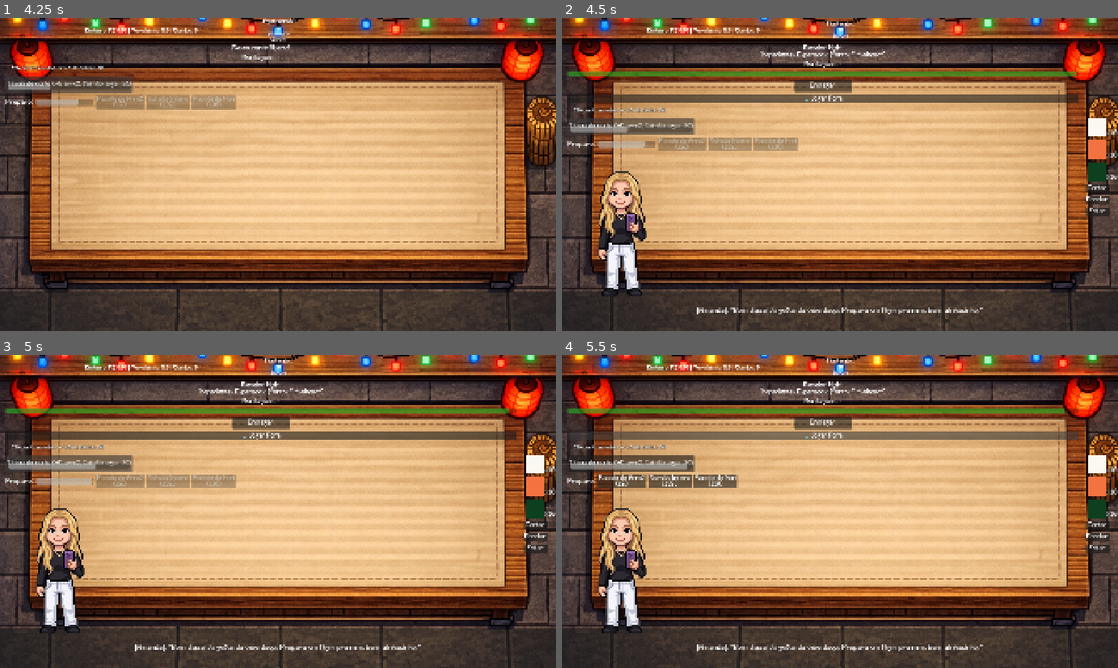
Above: before the commit, frames 1-4 (two rows, left to right).
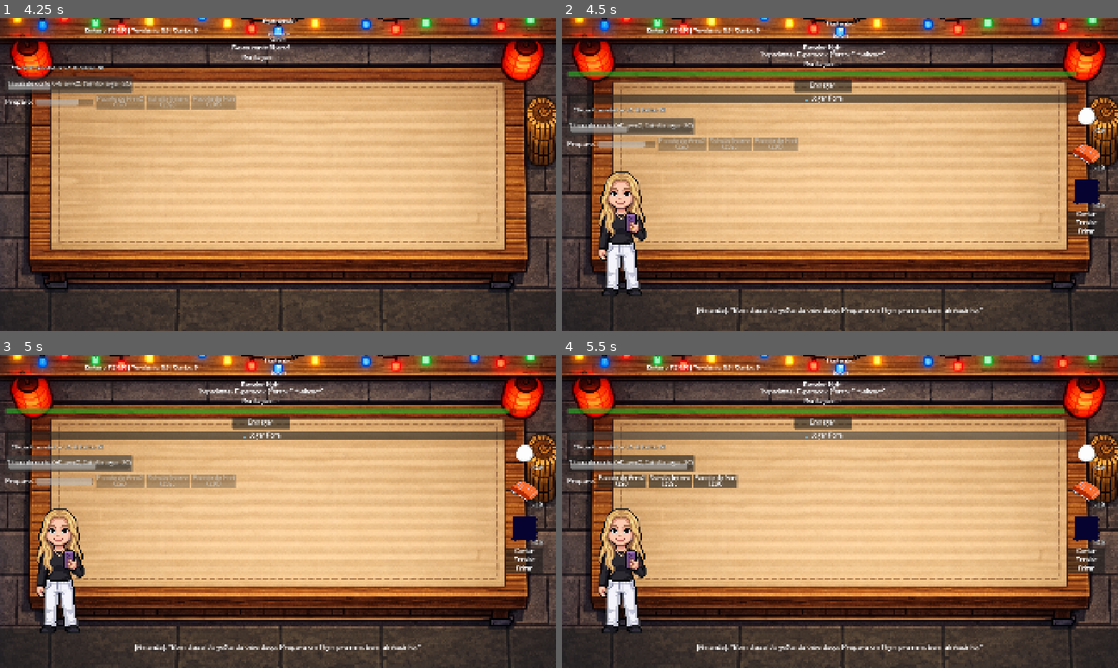
Above: after the commit, the same moments.

Repository: JoaoChi/SuxiiGodotGame
Game: Godot game, scene res://scenes/main_menu.tscn
Two runs of this game, one before a commit and one after it. Both use one fixed random seed, a clock stepped at 60 frames per second and the inputs below. Video files are missing from this copy of the repository; at most half a second of black plays in their place.
Inputs:
- Up to frame 1 (4.25 s): click "Novo jogo" at 0.5 s; click "Tábua de corte (+5 arroz, sal…" at 1.25 s; click "Pacote de Arroz ($5)" at 2 s; click "Abrir Restaurante" at 2.75 s; click "Tábua de corte (+5 arroz, sal…" at 3.5 s
- Up to frame 2 (4.5 s): click "Tábua de corte (+5 arroz, sal…" at 4.25 s
- Up to frame 3 (5 s): no input
- Up to frame 4 (5.5 s): click "🗑️ Jogar Fora" at 5 s

Frame 1 is identical in both runs. In frame 2, 1.8% of the frame differs, in the area x 91-100%, y 28-70%; in frame 3, 1.8%; in frame 4, 1.8%.

Commit message:
Feat/ imagem dos ingredientes

Diff:
--- a/scenes/game.tscn
+++ b/scenes/game.tscn
@@ -108,79 +108,72 @@
 anchor_left = 1.0
 anchor_right = 1.0
 anchor_bottom = 1.0
-offset_left = -124.0
+offset_left = -144.0
 offset_top = 96.0
-offset_right = -18.0
+offset_right = -38.0
 offset_bottom = -148.0
 grow_horizontal = 0
 grow_vertical = 0
 mouse_filter = 2
 theme_override_constants/margin_left = 6
-theme_override_constants/margin_top = 8
+theme_override_constants/margin_top = 4
 theme_override_constants/margin_right = 6
-theme_override_constants/margin_bottom = 8
+theme_override_constants/margin_bottom = 4
 
 [node name="VBoxIngredientes" type="VBoxContainer" parent="DockIngredientes" unique_id=1771760001]
 layout_mode = 2
 size_flags_horizontal = 4
 size_flags_vertical = 4
 mouse_filter = 2
-theme_override_constants/separation = 12
+theme_override_constants/separation = 2
 alignment = 1
 
-[node name="IngredienteArroz" type="ColorRect" parent="DockIngredientes/VBoxIngredientes" unique_id=214368726]
-custom_minimum_size = Vector2(64, 64)
-layout_mode = 2
-size_flags_horizontal = 4
-color = Color(0.98, 0.97, 0.94, 1)
+[node name="IngredienteArroz" type="TextureRect" parent="DockIngredientes/VBoxIngredientes" unique_id=214368726]
+custom_minimum_size = Vector2(64, 64)
+layout_mode = 2
+size_flags_horizontal = 4
 script = ExtResource("3_drag")
 nome_ingrediente = "arroz"
 
-[node name="IngredienteSalmao" type="ColorRect" parent="DockIngredientes/VBoxIngredientes" unique_id=1134997851]
-custom_minimum_size = Vector2(64, 64)
-layout_mode = 2
-size_flags_horizontal = 4
-color = Color(0.95, 0.45, 0.25, 1)
+[node name="IngredienteSalmao" type="TextureRect" parent="DockIngredientes/VBoxIngredientes" unique_id=1134997851]
+custom_minimum_size = Vector2(64, 64)
+layout_mode = 2
+size_flags_horizontal = 4
 script = ExtResource("3_drag")
 nome_ingrediente = "salmao"
 
-[node name="IngredienteAlga" type="ColorRect" parent="DockIngredientes/VBoxIngredientes" unique_id=1916452637]
-custom_minimum_size = Vector2(64, 64)
-layout_mode = 2
-size_flags_horizontal = 4
-color = Color(0.05, 0.25, 0.12, 1)
+[node name="IngredienteAlga" type="TextureRect" parent="DockIngredientes/VBoxIngredientes" unique_id=1916452637]
+custom_minimum_size = Vector2(64, 64)
+layout_mode = 2
+size_flags_horizontal = 4
 script = ExtResource("3_drag")
 nome_ingrediente = "alga"
 
-[node name="IngredienteCebolinha" type="ColorRect" parent="DockIngredientes/VBoxIngredientes" unique_id=323497653]
-custom_minimum_size = Vector2(64, 64)
-layout_mode = 2
-size_flags_horizontal = 4
-color = Color(0.2, 0.8, 0.2, 1)
+[node name="IngredienteCebolinha" type="TextureRect" parent="DockIngredientes/VBoxIngredientes" unique_id=323497653]
+custom_minimum_size = Vector2(64, 64)
+layout_mode = 2
+size_flags_horizontal = 4
 script = ExtResource("3_drag")
 nome_ingrediente = "cebolinha"
 
-[node name="IngredienteGergelim" type="ColorRect" parent="DockIngredientes/VBoxIngredientes" unique_id=1892775484]
-custom_minimum_size = Vector2(64, 64)
-layout_mode = 2
-size_flags_horizontal = 4
-color = Color(0.9, 0.8, 0.6, 1)
+[node name="IngredienteGergelim" type="TextureRect" parent="DockIngredientes/VBoxIngredientes" unique_id=1892775484]
+custom_minimum_size = Vector2(64, 64)
+layout_mode = 2
+size_flags_horizontal = 4
 script = ExtResource("3_drag")
 nome_ingrediente = "gergelim"
 
-[node name="IngredienteCreamCheese" type="ColorRect" parent="DockIngredientes/VBoxIngredientes" unique_id=1919205243]
-custom_minimum_size = Vector2(64, 64)
-layout_mode = 2
-size_flags_horizontal = 4
-color = Color(1, 0.95, 0.9, 1)
+[node name="IngredienteCreamCheese" type="TextureRect" parent="DockIngredientes/VBoxIngredientes" unique_id=1919205243]
+custom_minimum_size = Vector2(64, 64)
+layout_mode = 2
+size_flags_horizontal = 4
 script = ExtResource("3_drag")
 nome_ingrediente = "cream_cheese"
 
-[node name="IngredienteMassa" type="ColorRect" parent="DockIngredientes/VBoxIngredientes" unique_id=662050921]
-custom_minimum_size = Vector2(64, 64)
-layout_mode = 2
-size_flags_horizontal = 4
-color = Color(0.8, 0.5, 0.2, 1)
+[node name="IngredienteMassa" type="TextureRect" parent="DockIngredientes/VBoxIngredientes" unique_id=662050921]
+custom_minimum_size = Vector2(64, 64)
+layout_mode = 2
+size_flags_horizontal = 4
 script = ExtResource("3_drag")
 nome_ingrediente = "massa_empanar"
 
--- a/scripts/draggable_ingredient.gd
+++ b/scripts/draggable_ingredient.gd
@@ -1,16 +1,41 @@
-extends ColorRect
+extends TextureRect
 class_name DraggableIngredient
 
 @export var nome_ingrediente: String = ""
 
 var label_qtd: Label
 
+func _resolver_caminho_textura() -> String:
+	var slug: String = nome_ingrediente
+	var tentativas: Array[String] = [
+		"res://features/ingredients/%s.png" % slug,
+		"res://assets/ingredientes/%s.png" % slug,
+	]
+	if slug == "gergelim":
+		tentativas.append("res://features/ingredients/gergilim.png")
+		tentativas.append("res://assets/ingredientes/gergilim.png")
+
+	for caminho in tentativas:
+		if ResourceLoader.exists(caminho):
+			return caminho
+	return ""
+
 func _ready() -> void:
+	stretch_mode = TextureRect.STRETCH_KEEP_ASPECT_CENTERED
+
+	var caminho: String = _resolver_caminho_textura()
+	if caminho != "":
+		var tex: Texture2D = load(caminho) as Texture2D
+		if tex != null:
+			texture = tex
+
 	label_qtd = Label.new()
 	label_qtd.mouse_filter = Control.MOUSE_FILTER_IGNORE
 	label_qtd.horizontal_alignment = HORIZONTAL_ALIGNMENT_RIGHT
 	label_qtd.vertical_alignment = VERTICAL_ALIGNMENT_BOTTOM
-	label_qtd.set_anchors_and_offsets_preset(Control.PRESET_BOTTOM_RIGHT)
+	label_qtd.set_anchors_and_offsets_preset(Control.PRESET_FULL_RECT)
+	label_qtd.offset_right = -2
+	label_qtd.offset_bottom = -2
 	label_qtd.add_theme_color_override("font_outline_color", Color.BLACK)
 	label_qtd.add_theme_constant_override("outline_size", 4)
 	add_child(label_qtd)
@@ -33,12 +58,22 @@
 	if qtd <= 0 and nome_ingrediente != "massa_empanar":
 		return null
 
-	var preview := ColorRect.new()
-	preview.custom_minimum_size = size
-	preview.color = color
-	preview.modulate.a = 0.6
-
 	var control := Control.new()
+	var preview: Control
+	if texture != null:
+		var tr := TextureRect.new()
+		tr.texture = texture
+		tr.custom_minimum_size = size
+		tr.size = size
+		tr.stretch_mode = stretch_mode
+		tr.modulate.a = 0.6
+		preview = tr
+	else:
+		var cr := ColorRect.new()
+		cr.custom_minimum_size = size
+		cr.color = Color(0.65, 0.65, 0.65)
+		cr.modulate.a = 0.6
+		preview = cr
 	control.add_child(preview)
 	preview.position = -0.5 * size
 
--- a/scripts/game.gd
+++ b/scripts/game.gd
@@ -704,7 +704,7 @@
 	var custo = GameManager.CUSTO_DESBLOQUEIO[item]
 	if GameManager.dinheiro_atual >= custo:
 		GameManager.dinheiro_atual -= custo
-		GameManager.ingredientes_desbloqueados[item] = true
+		GameManager.desbloquear_ingrediente(item)
 		_atualizar_botoes_loja()
 		_atualizar_visibilidade_controles_turno()
 		atualizar_label_estoque()
--- a/scripts/game_manager.gd
+++ b/scripts/game_manager.gd
@@ -30,6 +30,13 @@
 	"fritadeira": true
 }
 
+var ingredientes_comprados: Dictionary = {
+	"cebolinha": false,
+	"gergelim": false,
+	"cream_cheese": false,
+	"massa_empanar": false
+}
+
 const CUSTO_DESBLOQUEIO: Dictionary = {
 	"cebolinha": 50.0,
 	"gergelim": 75.0,
@@ -121,6 +128,35 @@
 		"massa_empanar": 0,
 	}
 
+func desbloquear_ingrediente(item: String) -> void:
+	if not ingredientes_desbloqueados.has(item):
+		return
+	ingredientes_desbloqueados[item] = true
+	if ingredientes_comprados.has(item):
+		ingredientes_comprados[item] = true
+
+func _reaplicar_desbloqueios_por_dia_e_compra() -> void:
+	var dados_dia: Dictionary = get_progressao_dia()
+	var ingredientes_iniciais: Array = dados_dia.get("ingredientes_iniciais", [])
+
+	for chave in ingredientes_desbloqueados.keys():
+		ingredientes_desbloqueados[chave] = false
+
+	# Ferramentas sao permanentes e sempre habilitadas.
+	for ferramenta in ["faca", "esteira", "fritadeira"]:
+		ingredientes_desbloqueados[ferramenta] = true
+
+	# Habilita o que a progressao do dia libera.
+	for item in ingredientes_iniciais:
+		var item_str: String = str(item)
+		if ingredientes_desbloqueados.has(item_str):
+			ingredientes_desbloqueados[item_str] = true
+
+	# Mantem liberado tudo que foi comprado na loja.
+	for item in ingredientes_comprados.keys():
+		if bool(ingredientes_comprados[item]):
+			ingredientes_desbloqueados[item] = true
+
 func consumir_estoque(item: String) -> bool:
 	if item in ["faca", "esteira", "fritadeira"]:
 		return true
@@ -186,15 +222,7 @@
 	acertos_dia = 0
 	erros_dia = 0
 
-	var dados_dia: Dictionary = get_progressao_dia()
-	var ingredientes_iniciais: Array = dados_dia.get("ingredientes_iniciais", [])
-	for chave in ingredientes_desbloqueados.keys():
-		ingredientes_desbloqueados[chave] = false
-	for item in ingredientes_iniciais:
-		var item_str: String = str(item)
-		if ingredientes_desbloqueados.has(item_str):
-			ingredientes_desbloqueados[item_str] = true
-
+	_reaplicar_desbloqueios_por_dia_e_compra()
 	estoque_bancada = _estoque_inicial()
 	emit_signal("estoque_alterado")
 
